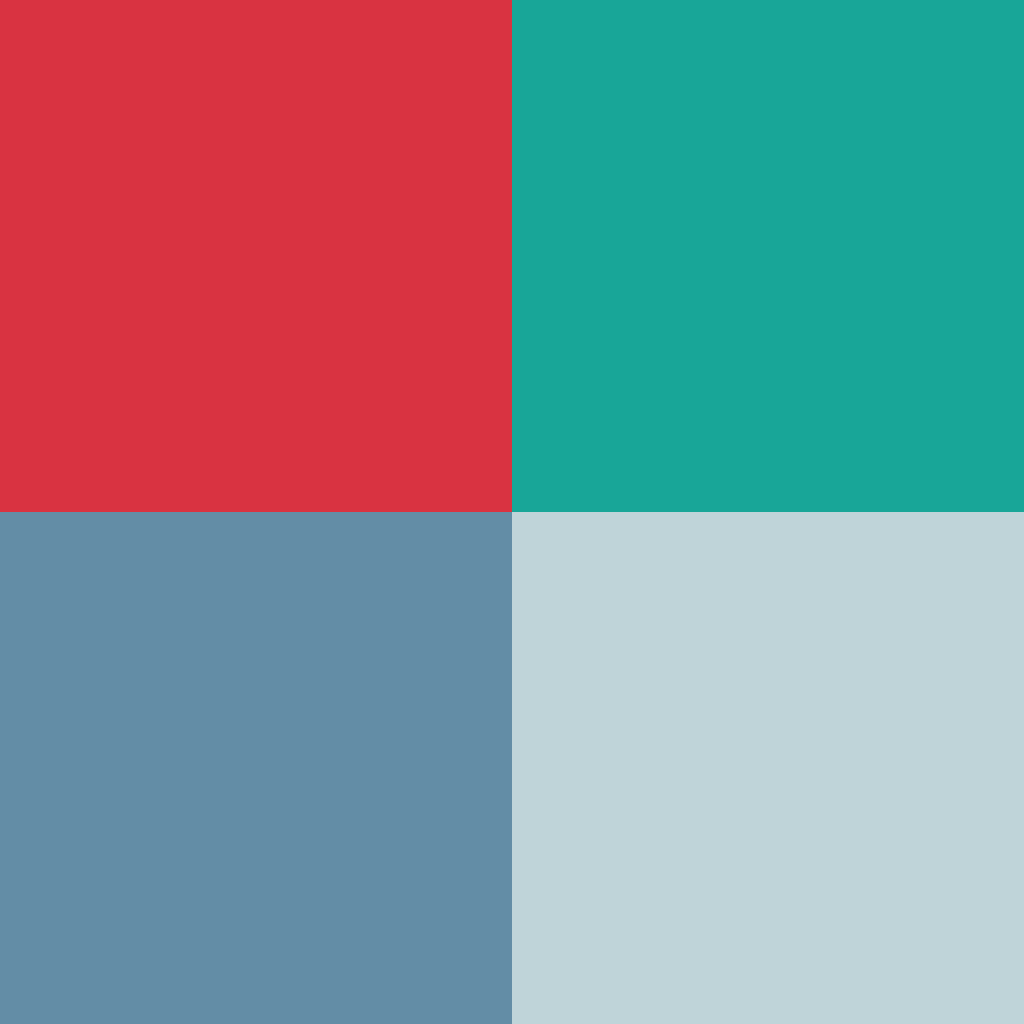
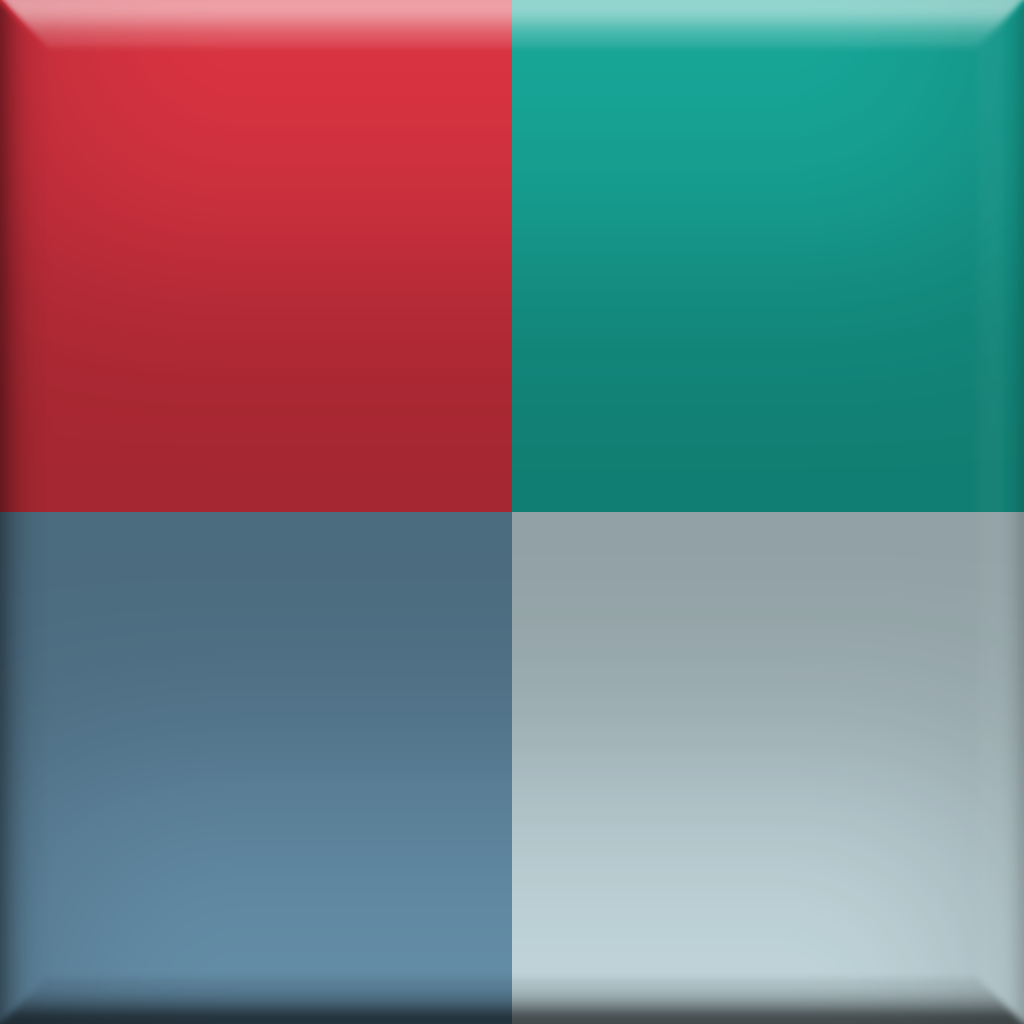
Revision of a layered w=1024, h=1024 image; what changed, layer by layer:
pixels changed over [0, 0, 1024, 1024] (layer not identified)
